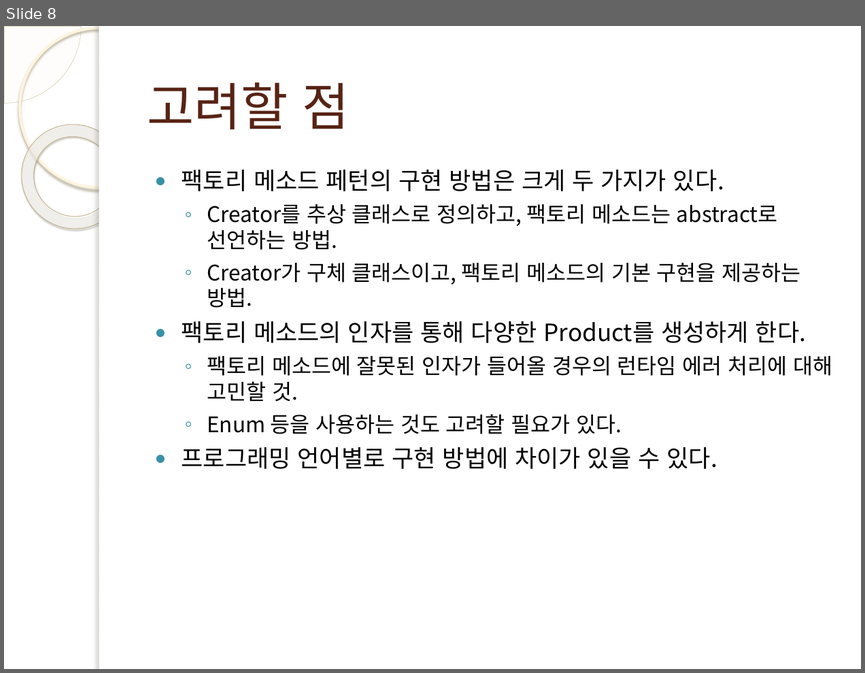
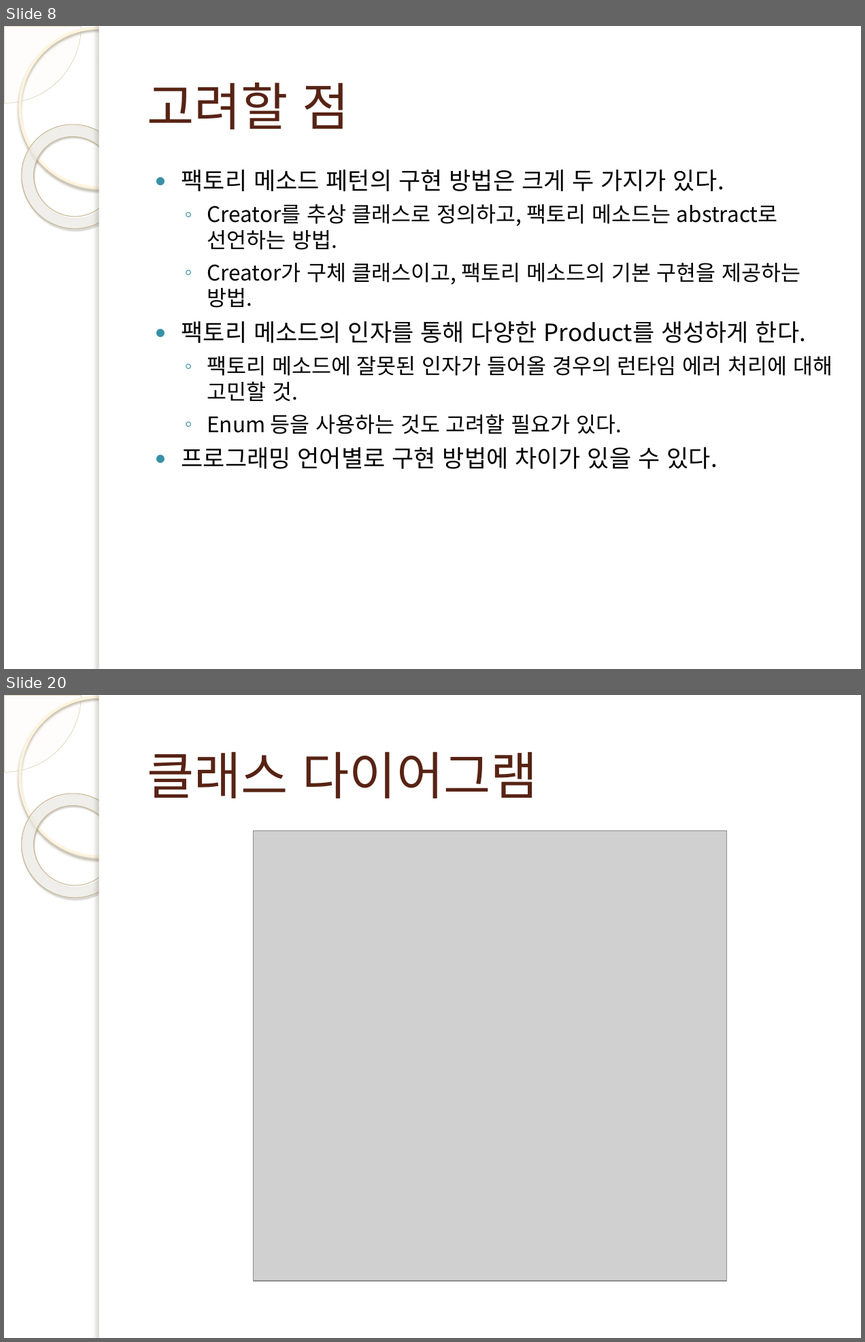
Before and after one commit to wook-dragon/young-rich, a slide deck: Factory_Pattern/kum/팩토리 메소드 ppt.pptx. Shown one above the other, each under a label of ours: slide 8 before the commit, slides 8 and 20 after it; the slides between them are not shown. The pictures are 865x673 and 865x1342 pixels, drawn with LibreOffice and Linux fonts; fonts in the diff are those of the drawing; grey boxes stand for pictures; background and template pictures are left out. Boxes give left, top, right and bottom in pixels: in the first picture for what was removed or moved away, otherwise in the second. Text is boxed around its words. In the diff, an @@ line names an element or a change of style, - is before the commit and + after.

```diff
--- a/Factory_Pattern/kum/팩토리 메소드 ppt.pptx
+++ b/Factory_Pattern/kum/팩토리 메소드 ppt.pptx
@@ slide 20 added at bbox=[4, 695, 861, 1338], background picture (left out); not listed: 5 template elements that a slide beside it also shows @@
@@ title added at bbox=[147, 751, 538, 798], 43 pt, text #572314 @@
+클래스 다이어그램
@@ picture added at bbox=[254, 830, 726, 1280] @@
```
Also in this commit, not shown: 11 other slides added, 18 other files.
